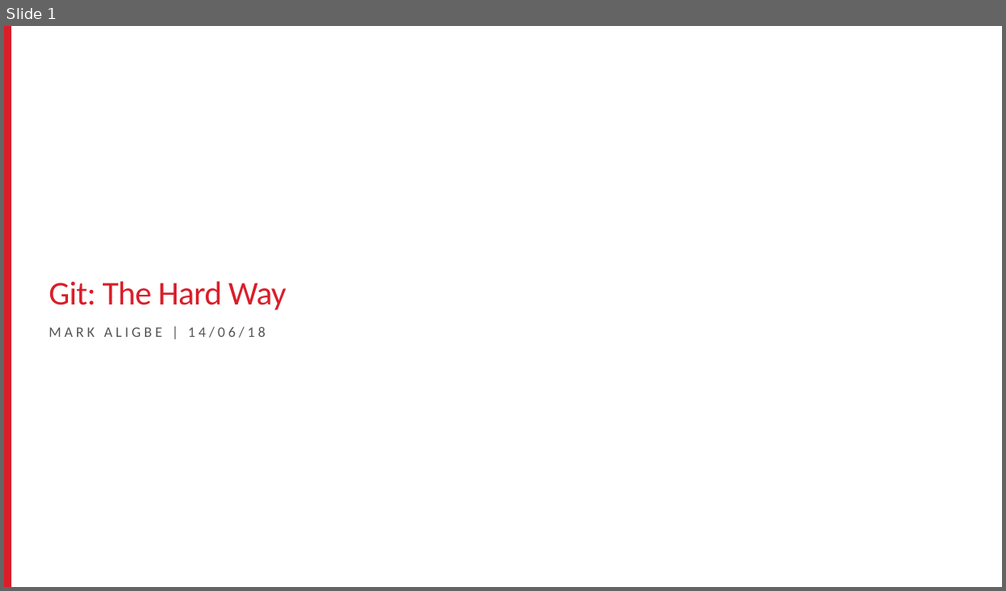
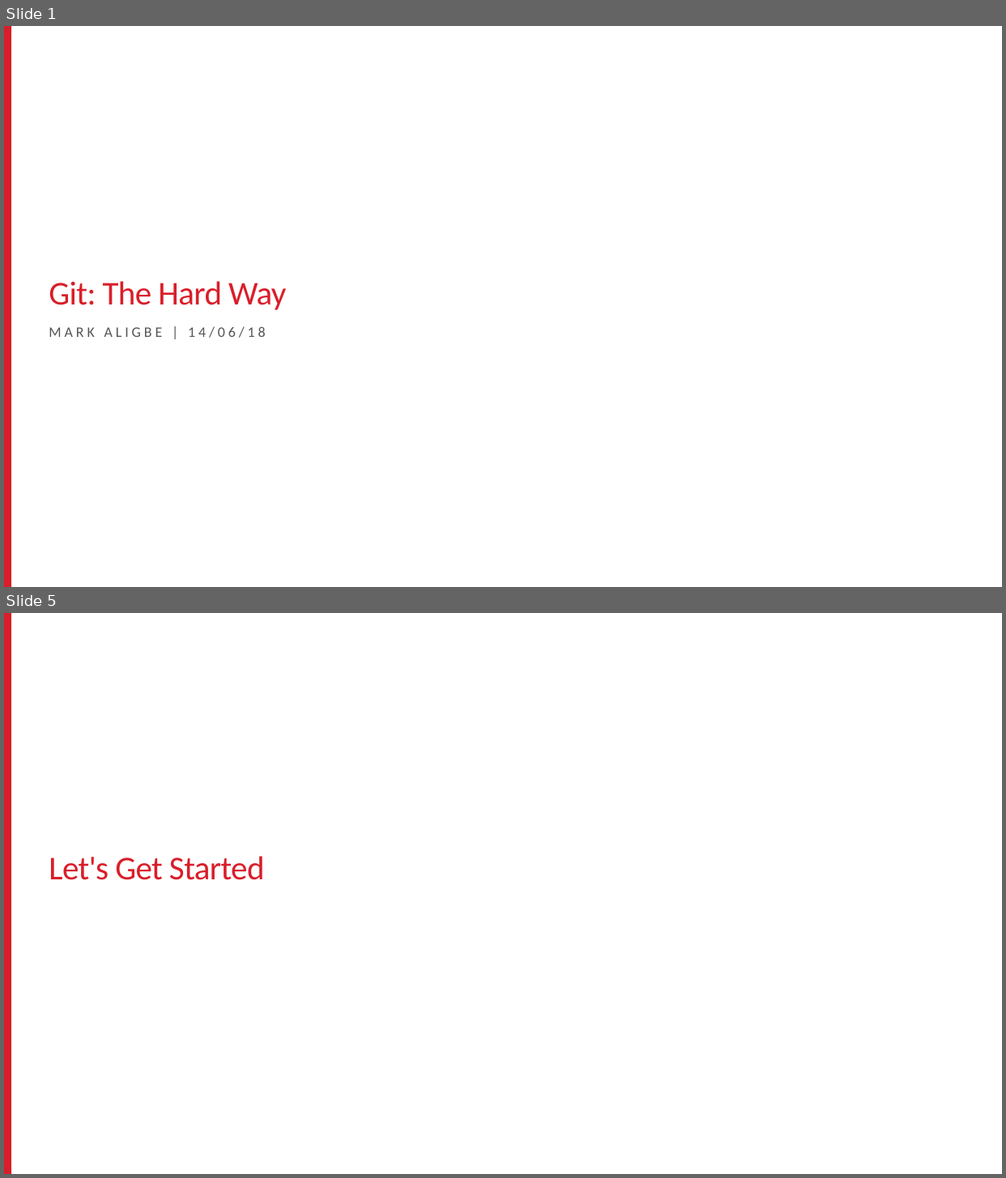
Before and after one commit to kugurst/git-lunch-and-learn, a slide deck: Git The Hard Way.pptx. Shown one above the other, each under a label of ours: slide 1 before the commit, slides 1 and 5 after it; the slides between them are not shown. The pictures are 1006x591 and 1006x1178 pixels, drawn with LibreOffice and Linux fonts; fonts in the diff are those of the drawing; background and template pictures are left out. Boxes give left, top, right and bottom in pixels: in the first picture for what was removed or moved away, otherwise in the second. Text is boxed around its words. In the diff, an @@ line names an element or a change of style, - is before the commit and + after.

```diff
--- a/Git The Hard Way.pptx
+++ b/Git The Hard Way.pptx
@@ slide 5 added at (4, 613, 1002, 1174), background picture (left out); not listed: 1 template element that a slide beside it also shows @@
@@ title added at (49, 856, 265, 880), 32 pt, text #D91E2A @@
+Let's Get Started
```
Also in this commit, not shown: 1 slide changed, 4 other slides added, 2 other files.
